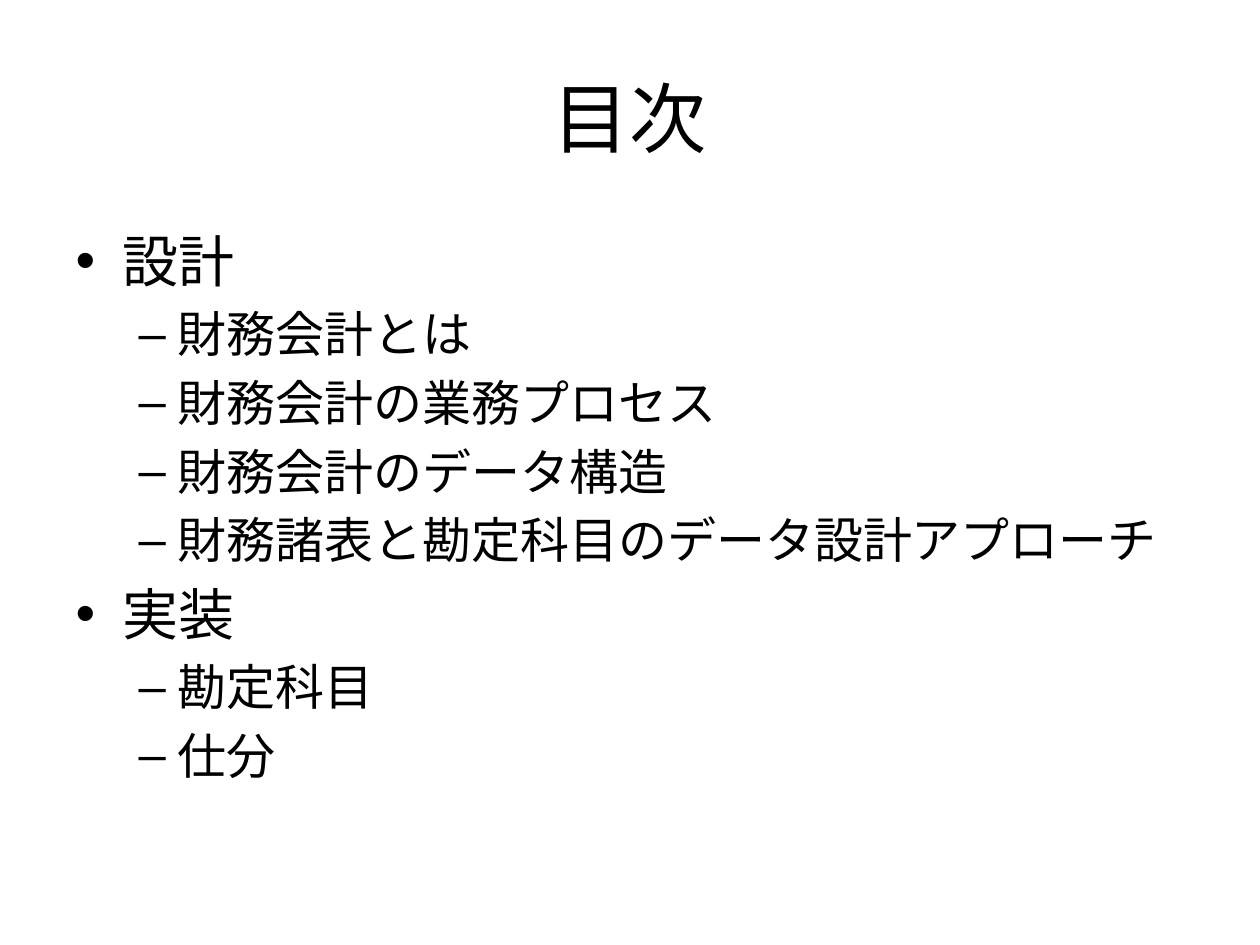
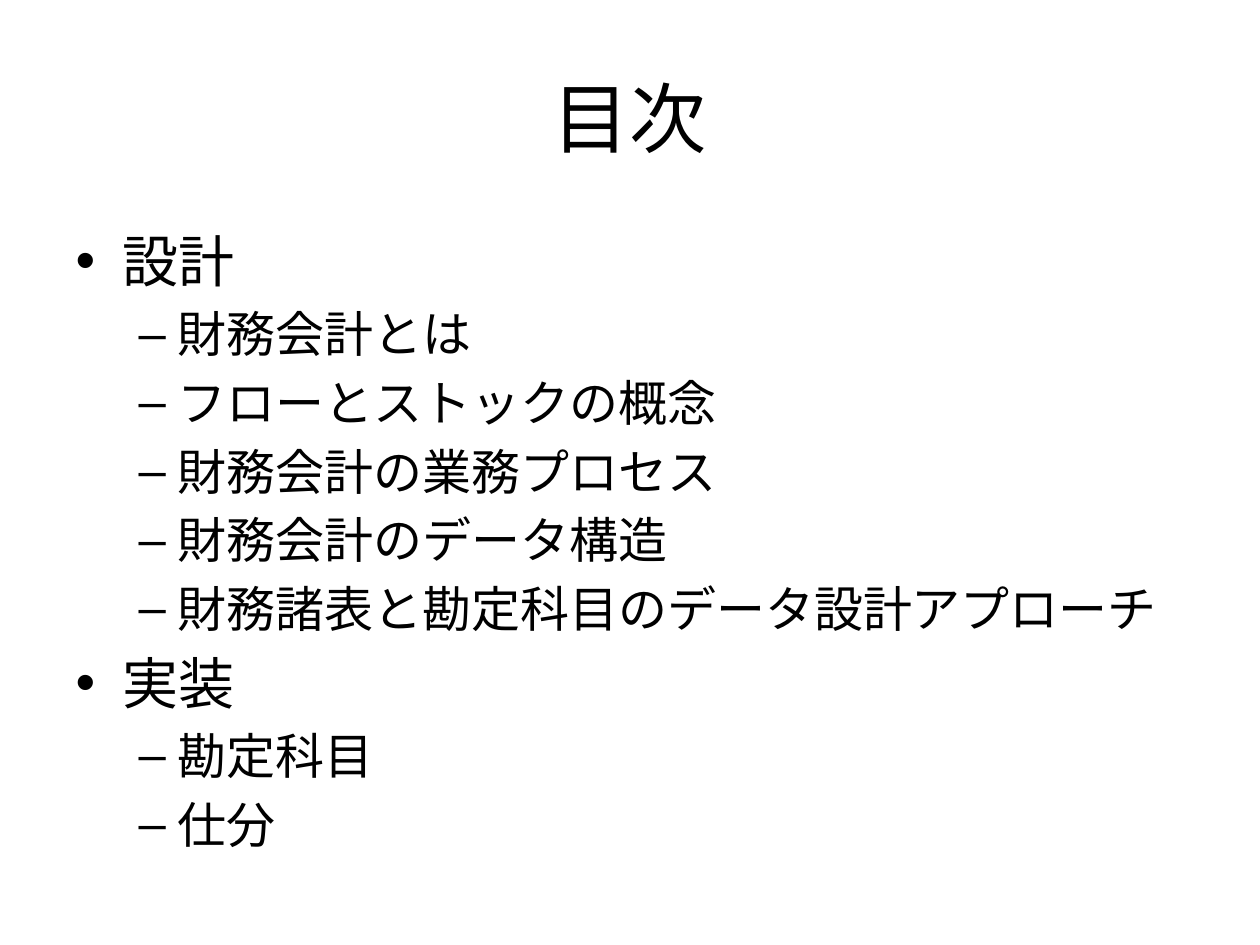
Before and after one commit to k2works/rails_accounting, a slide deck: slide 2 of ppt/プレゼン資料.pptx. Drawn at 1260x945 pixels with LibreOffice and Linux fonts; fonts in the diff are those of the drawing. Boxes give left, top, right and bottom in pixels: in the first picture for what was removed or moved away, otherwise in the second. Text is boxed around its words. In the diff, an @@ line names an element or a change of style, - is before the commit and + after.

```diff
--- a/ppt/プレゼン資料.pptx
+++ b/ppt/プレゼン資料.pptx
@@ text at bbox=[178, 379, 716, 425]: paragraph added @@
+  – フローとストックの概念
```
Also in this commit, not shown: 6 other slides changed, 7 slides added, 9 other files.
